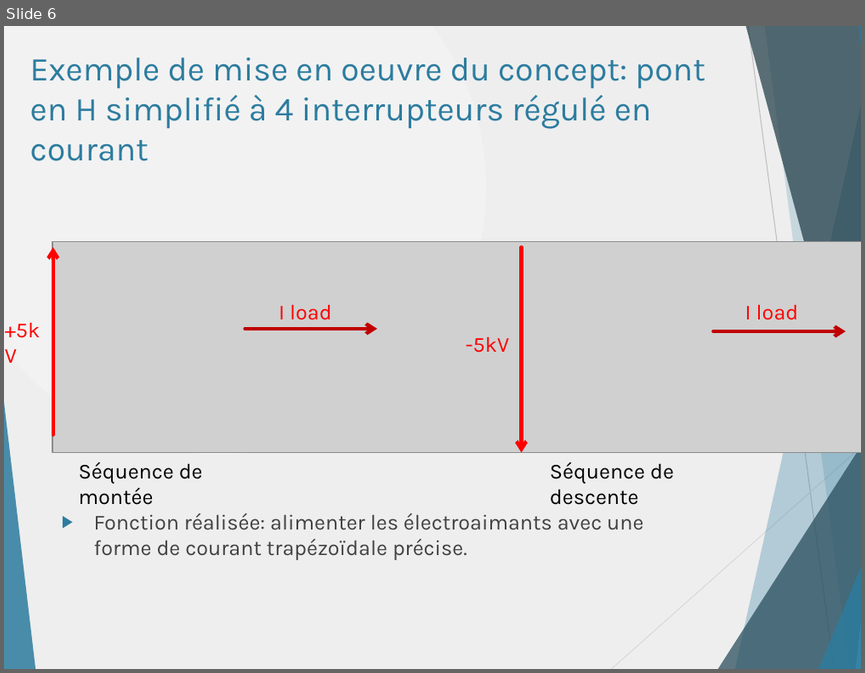
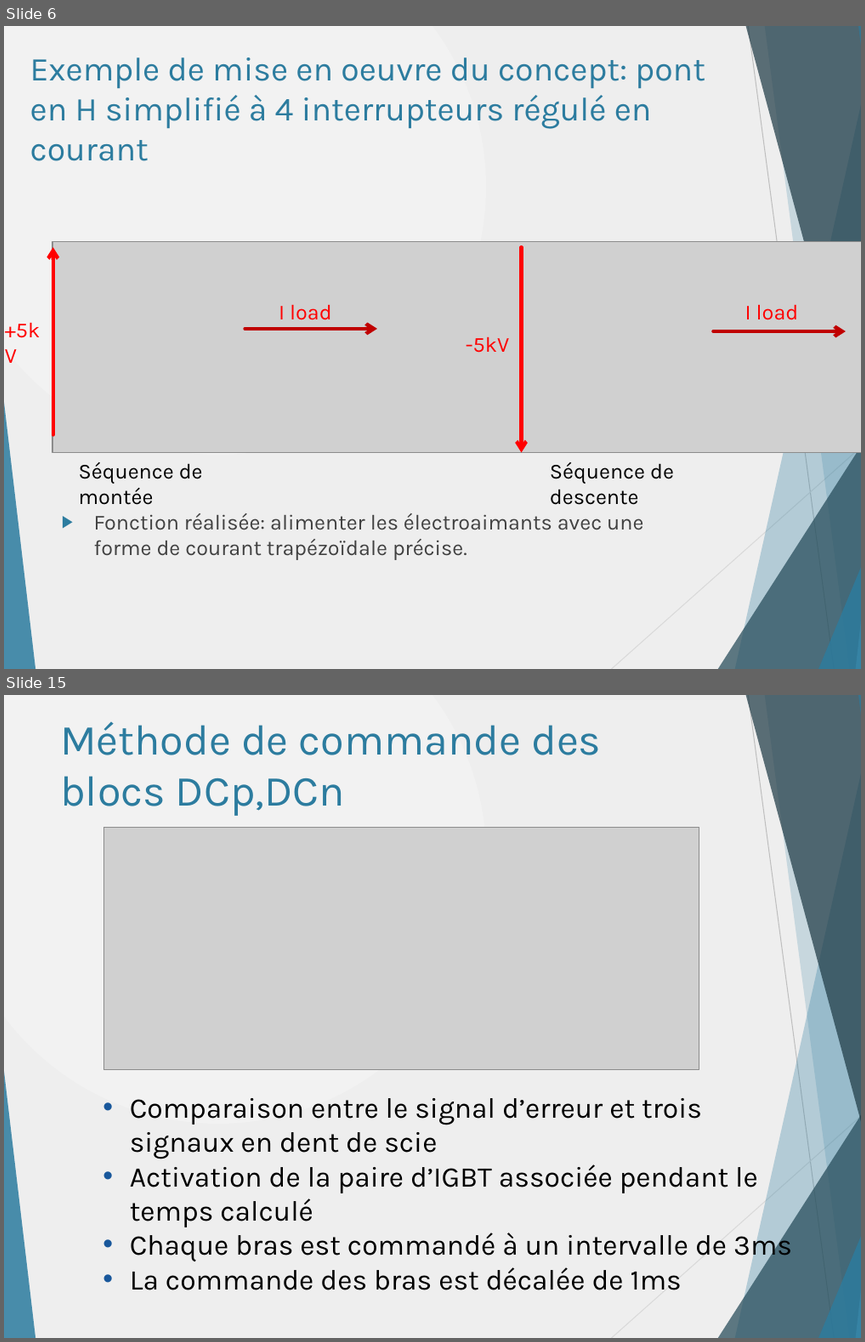
Before and after one commit to danthib76/DesignIV, a slide deck: Remise/Remise 2/Presentation1_corrigee_DT.pptx. Shown one above the other, each under a label of ours: slide 6 before the commit, slides 6 and 15 after it; the slides between them are not shown. The pictures are 865x673 and 865x1342 pixels, drawn with LibreOffice and Linux fonts; fonts in the diff are those of the drawing; grey boxes stand for pictures. Boxes give left, top, right and bottom in pixels: in the first picture for what was removed or moved away, otherwise in the second. Text is boxed around its words. In the diff, an @@ line names an element or a change of style, - is before the commit and + after.

```diff
--- a/Remise/Remise 2/Presentation1_corrigee_DT.pptx
+++ b/Remise/Remise 2/Presentation1_corrigee_DT.pptx
@@ slide 15 added at (x1=4, y1=695, x2=861, y2=1338), background gradient #F2F2F2 to #EEEEEE; not listed: 10 template elements that a slide beside it also shows @@
@@ title added at (x1=60, y1=721, x2=601, y2=816), 36 pt, text #2C7C9F @@
+Méthode de commande des blocs DCp,DCn
@@ picture added at (x1=104, y1=828, x2=698, y2=1069) @@
@@ text added at (x1=130, y1=1098, x2=792, y2=1290), 24 pt, text #000000 @@
+  • Comparaison entre le signal d’erreur et trois signaux en dent de scie
+  • Activation de la paire d’IGBT associée pendant le temps calculé
+  • Chaque bras est commandé à un intervalle de 3ms
+  • La commande des bras est décalée de 1ms
```
Also in this commit, not shown: 3 slides changed, 6 other slides added.
